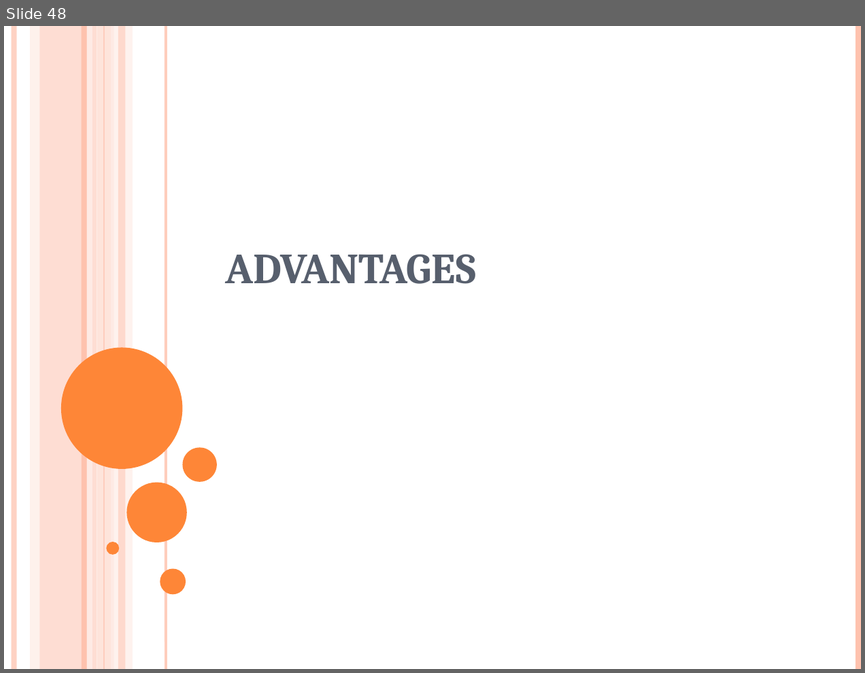
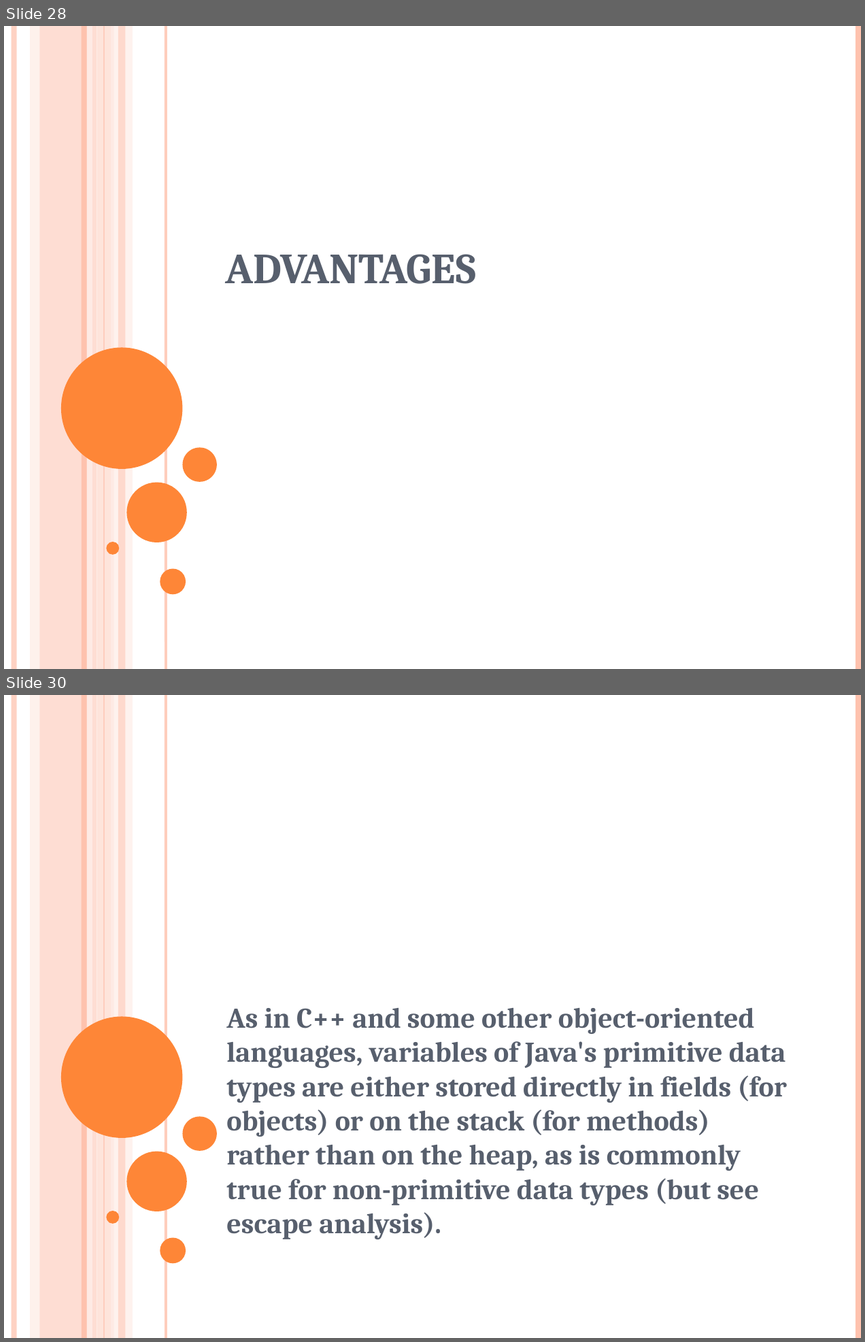
Before and after one commit to surabhi5/instant-ppt, a slide deck: output.pptx. Shown one above the other, each under a label of ours: slide 48 before the commit, slides 28 and 30 after it; the slides between them are not shown. The pictures are 865x673 and 865x1342 pixels, drawn with LibreOffice and Linux fonts; fonts in the diff are those of the drawing. Boxes give left, top, right and bottom in pixels: in the first picture for what was removed or moved away, otherwise in the second. Text is boxed around its words. In the diff, an @@ line names an element or a change of style, - is before the commit and + after.

```diff
--- a/output.pptx
+++ b/output.pptx
@@ slide 30 added at box(4, 695, 861, 1338), background #FFFFFF; not listed: 16 template elements that a slide beside it also shows @@
@@ subtitle added at box(226, 1008, 787, 1239), 24 pt, text #575F6D, bold @@
+As in C++ and some other object-oriented languages, variables of Java's primitive data types are either stored directly in fields (for objects) or on the stack (for methods) rather than on the heap, as is commonly true for non-primitive data types (but see escape analysis).
@@ what was slide 48 is now slide 28 @@
```
Also in this commit, not shown: 2 slides changed, 68 other slides added, 111 slides removed, 2 other files.
